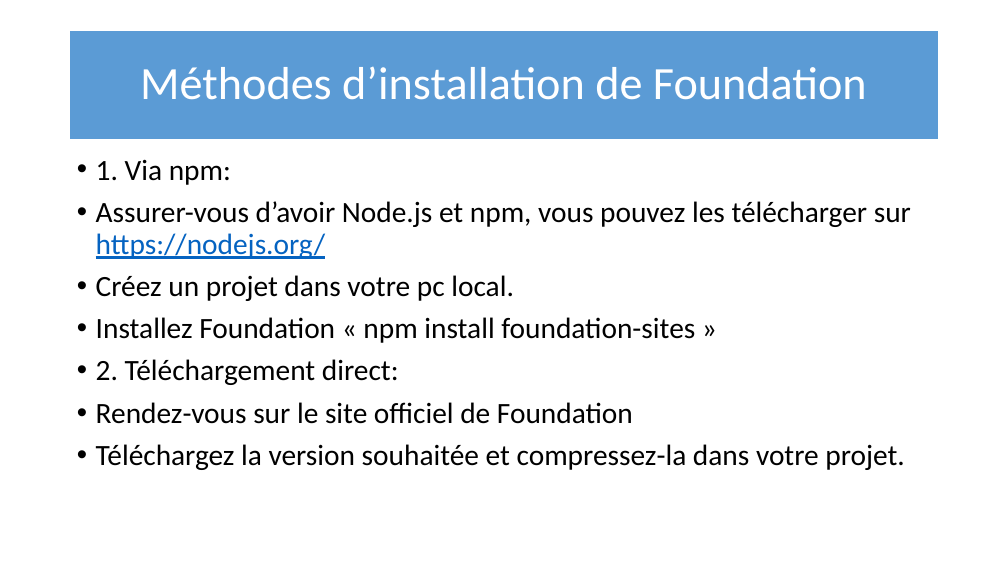
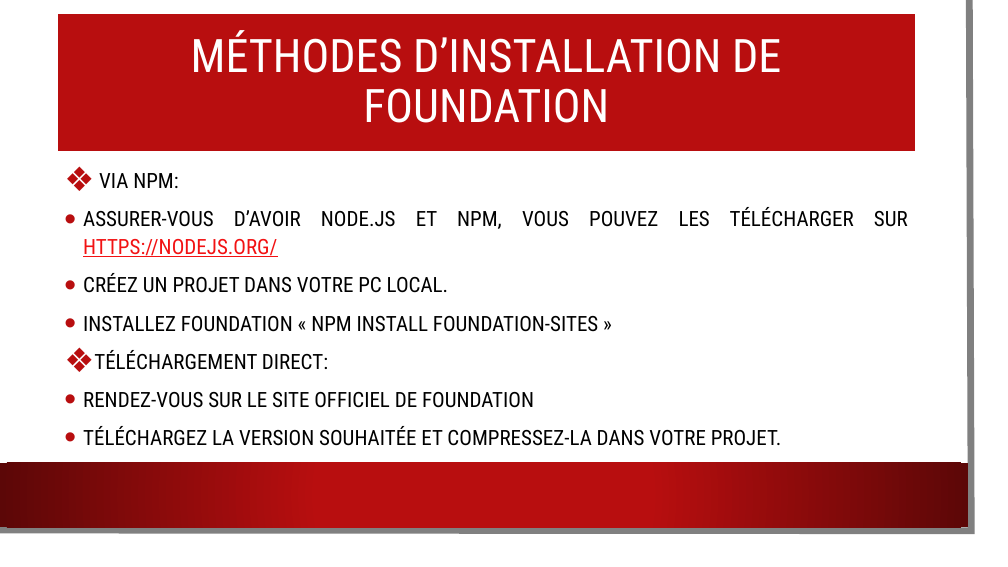
Before and after one commit to annice20/Foundation-expose, a slide deck: slide 6 of FRAMEWORK fOUNDATION.pptx (slide 4 before the commit). Drawn at 1008x567 pixels with LibreOffice and Linux fonts; fonts in the diff are those of the drawing; background and template pictures are left out. Boxes give left, top, right and bottom in pixels: in the first picture for what was removed or moved away, otherwise in the second. Text is boxed around its words. In the diff, an @@ line names an element or a change of style, - is before the commit and + after.

```diff
--- a/FRAMEWORK fOUNDATION.pptx
+++ b/FRAMEWORK fOUNDATION.pptx
@@ rectangle added at bbox=[0, 0, 991, 550], fill #FFFFFF @@
@@ freeform shape added at bbox=[0, 0, 972, 531], outline #808080 6.5 pt @@
@@ title "MÉTHODES D’INSTALLATION DE FOUNDATION": place and size @@
-title "MÉTHODES D’INSTALLATION DE FOUNDATION" at bbox=[70, 30, 939, 140]
+title "MÉTHODES D’INSTALLATION DE FOUNDATION" at bbox=[57, 13, 917, 152]
@@ title "MÉTHODES D’INSTALLATION DE FOUNDATION" at bbox=[57, 13, 917, 152]: fill #5B9BD5 to #B80E0F; outline #FFFFFF 1.5 pt to #FFFFFF 2 pt @@
@@ title at bbox=[191, 30, 781, 123]: text changed; font Calibri to Roboto Condensed @@
-Méthodes d’installation de Foundation
+MÉTHODES D’INSTALLATION DE FOUNDATION
@@ text "VIA NPM:" at bbox=[83, 173, 908, 446]: vertical alignment top to middle @@
@@ text at bbox=[83, 173, 908, 446]: text changed; size 28 to 20 pt; font Calibri to Roboto Condensed @@
-• 1. Via npm:
-• Assurer-vous d’avoir Node.js et npm, vous pouvez les télécharger sur https://nodejs.org/
-• Créez un projet dans votre pc local.
-• Installez Foundation « npm install foundation-sites »
-• 2. Téléchargement direct:
-• Rendez-vous sur le site officiel de Foundation
-• Téléchargez la version souhaitée et compressez-la dans votre projet.
+❖ VIA NPM:
+• ASSURER-VOUS D’AVOIR NODE.JS ET NPM, VOUS POUVEZ LES TÉLÉCHARGER SUR HTTPS://NODEJS.ORG/
+• CRÉEZ UN PROJET DANS VOTRE PC LOCAL.
+• INSTALLEZ FOUNDATION « NPM INSTALL FOUNDATION-SITES »
+❖ TÉLÉCHARGEMENT DIRECT:
+• RENDEZ-VOUS SUR LE SITE OFFICIEL DE FOUNDATION
+• TÉLÉCHARGEZ LA VERSION SOUHAITÉE ET COMPRESSEZ-LA DANS VOTRE PROJET.
@@ rectangle added at bbox=[0, 463, 968, 527], fill gradient #B80E0F to #5C0707 @@
```
Also in this commit, not shown: 4 other slides changed, 5 slides added.
